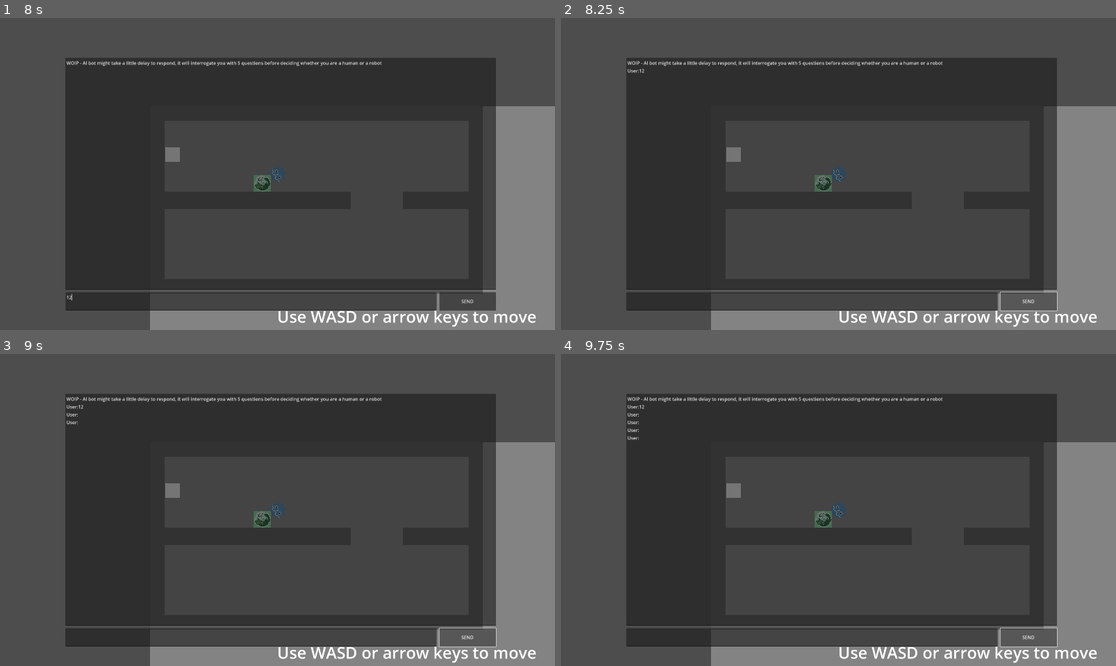
Above: before the commit, frames 1-4 (two rows, left to right).
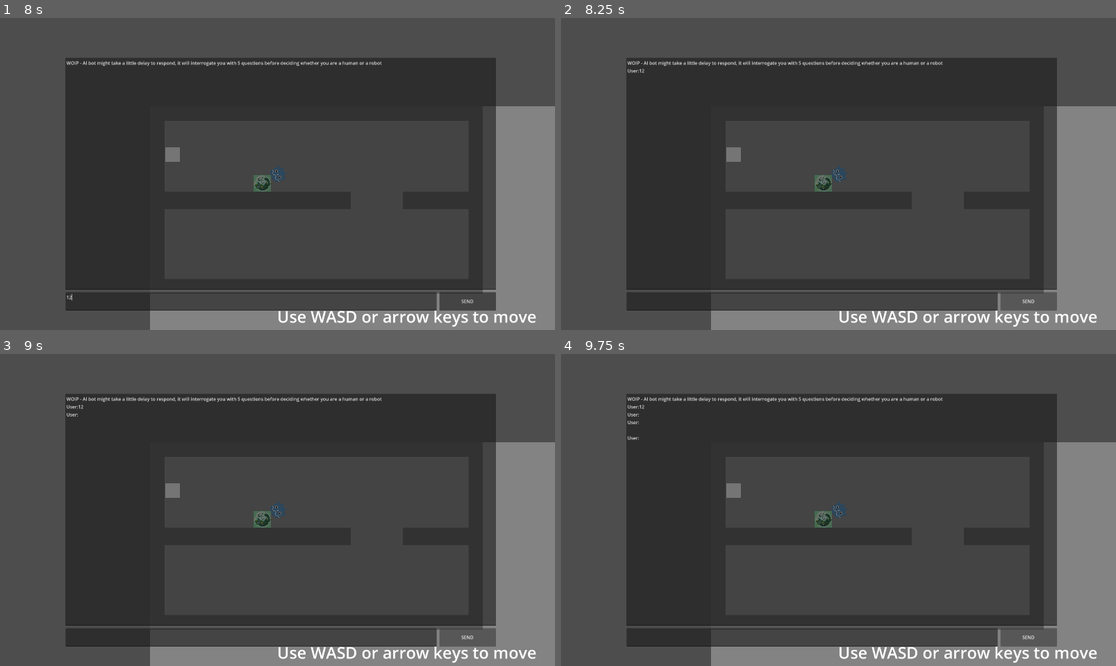
Above: after the commit, the same moments.

Repository: AmirH32/Bot-Or-Not
Game: Godot game, scene res://scenes/world.tscn
Two runs of this game, one before a commit and one after it. Both use one fixed random seed, a clock stepped at 60 frames per second and the inputs below.
Inputs (mouse positions are in pixels of both pictures, inside the frame that each line leads up to):
- Up to frame 1 (8 s): click "Start" at 0.5 s; click "Level 1" at 1.25 s; tap Enter at 2, 2.1, 2.85, 3.6, 4.35, 5.1, 5.85, 6.6 s; hold Right (ui_right) 2.03-2.78 s; hold Down (ui_down) 2.78-3.53 s; hold Right (ui_right) 3.53-4.28 s; hold Up (ui_up) 4.28-5.03 s; hold Left (ui_left) 5.03-6.53 s; hold Down (ui_down) 6.53-7.25 s; click (249, 301) at 7.27 s; type "12" at 7.35 s
- Up to frame 2 (8.25 s): click "SEND" at 8 s
- Up to frame 3 (9 s): tap Space at 8.75 s; hold Right (ui_right) from 8.78 s (still down); tap Enter at 8.85 s
- Up to frame 4 (9.75 s): tap Enter at 9.5, 9.6 s; release Right (ui_right) at 9.53 s; hold Up (ui_up) from 9.53 s (still down)

Frame 1 is identical in both runs. In frame 2, less than 0.1% of the frame differs, in the area x 78-90%, y 87-94%; in frame 3, less than 0.1%; in frame 4, less than 0.1%, in the area x 12-90%, y 23-94%.

Commit message:
added refocus on text edit

Diff:
--- a/scripts/chat.gd
+++ b/scripts/chat.gd
@@ -21,6 +21,11 @@
 			"count": prompt_count  # You can increment this counter if needed
 	}
 	return post_data
+
+# Function to handle input events
+func _input(event):
+	if event is InputEventKey and event.pressed and event.keycode == KEY_ENTER:
+		_on_send_pressed()  # Call the send function
 
 # On startup get the first question from AI
 func _ready() -> void:
@@ -83,6 +88,7 @@
 		answer_input.text = ""
 	else:
 		print("One or more nodes not found! Check the path.")
+	answer_input.grab_focus()
 
 func reset_prompt_count():
 	### Purpose: Reset the prompt counter
